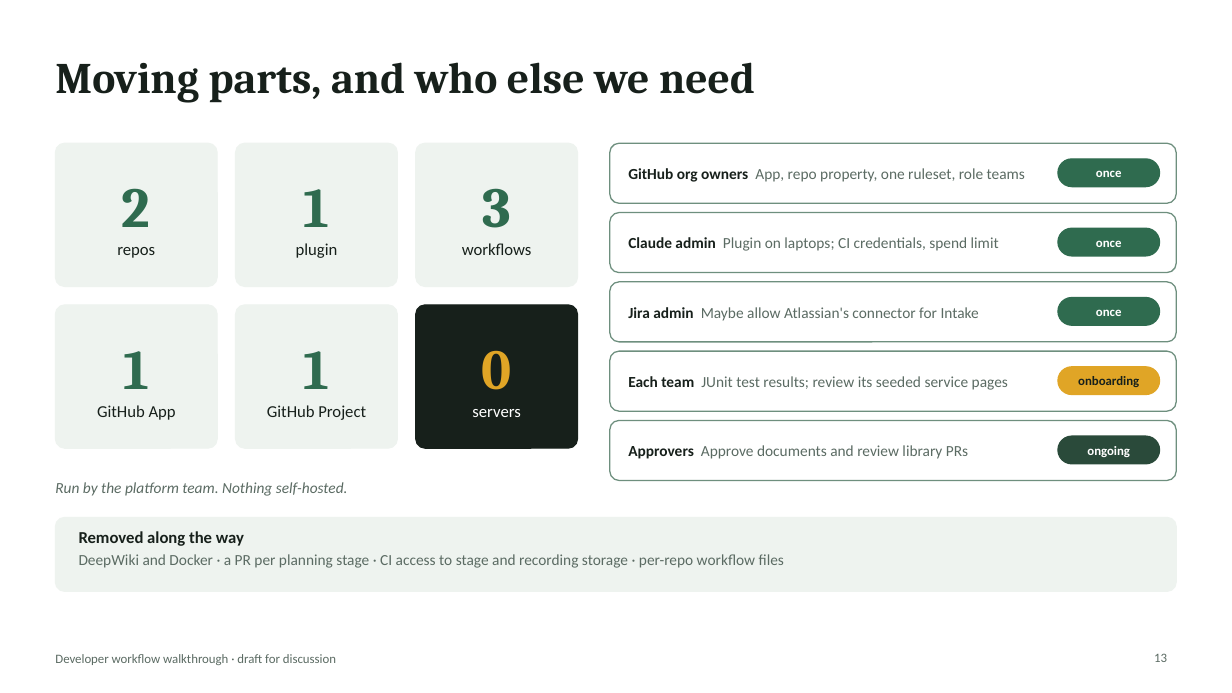
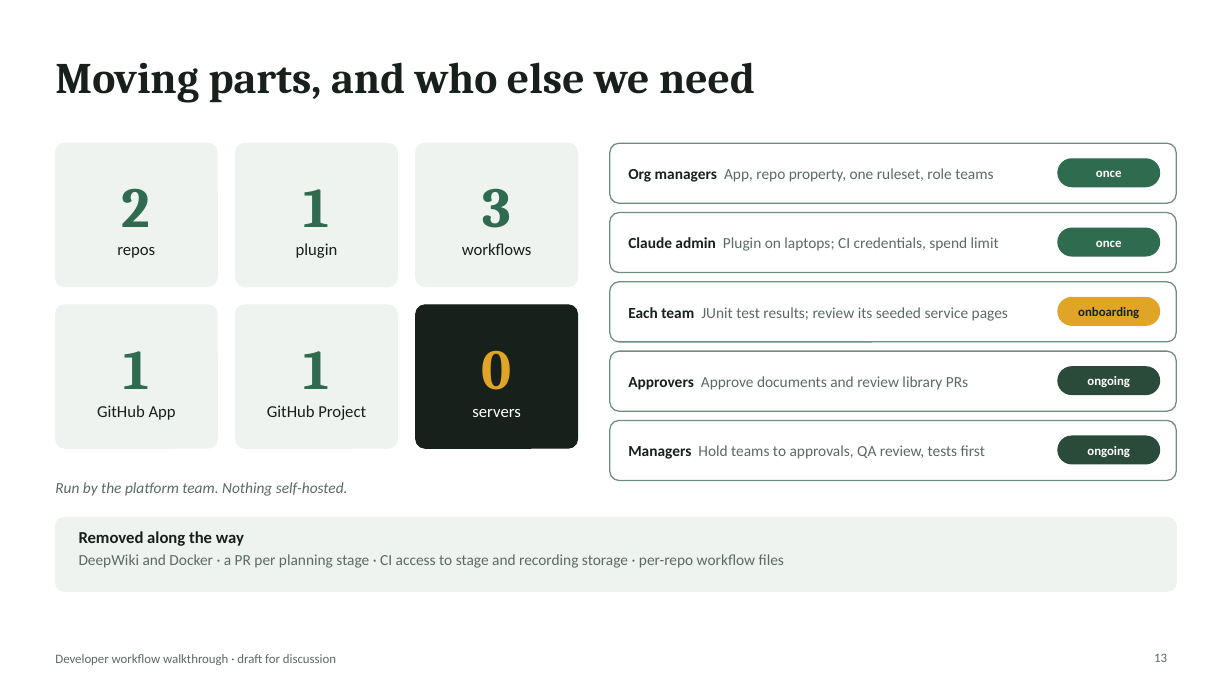
Before and after one commit to rahulnyk/bagheera, a slide deck: slide 13 of docs/design/developer-workflow-walkthrough.pptx. Drawn at 1232x693 pixels with LibreOffice and Linux fonts; fonts in the diff are those of the drawing. Boxes give left, top, right and bottom in pixels: in the first picture for what was removed or moved away, otherwise in the second. Text is boxed around its words. In the diff, an @@ line names an element or a change of style, - is before the commit and + after.

```diff
--- a/docs/design/developer-workflow-walkthrough.pptx
+++ b/docs/design/developer-workflow-walkthrough.pptx
@@ text at (628,168,993,182): text changed @@
-GitHub org owners App, repo property, one ruleset, role teams
+Org managers App, repo property, one ruleset, role teams
@@ 2 texts, 1 rounded rectangle: place and size @@
-2 texts, 1 rounded rectangle at (628,367,1160,459)
+2 texts, 1 rounded rectangle at (628,298,1160,390)
@@ rounded rectangle removed at (1058,298,1160,325) @@
-once
@@ text removed at (628,307,979,321) @@
-Jira admin Maybe allow Atlassian's connector for Intake
@@ rounded rectangle added at (1058,367,1160,395), fill #2A4A3A, outline #2A4A3A 1 pt, 10 pt, text #FFFFFF, bold @@
+ongoing
@@ text added at (628,445,985,459), 12 pt, text #5B6B63 @@
+Managers Hold teams to approvals, QA review, tests first
```
Also in this commit, not shown: 7 other slides changed, 3 other files.
